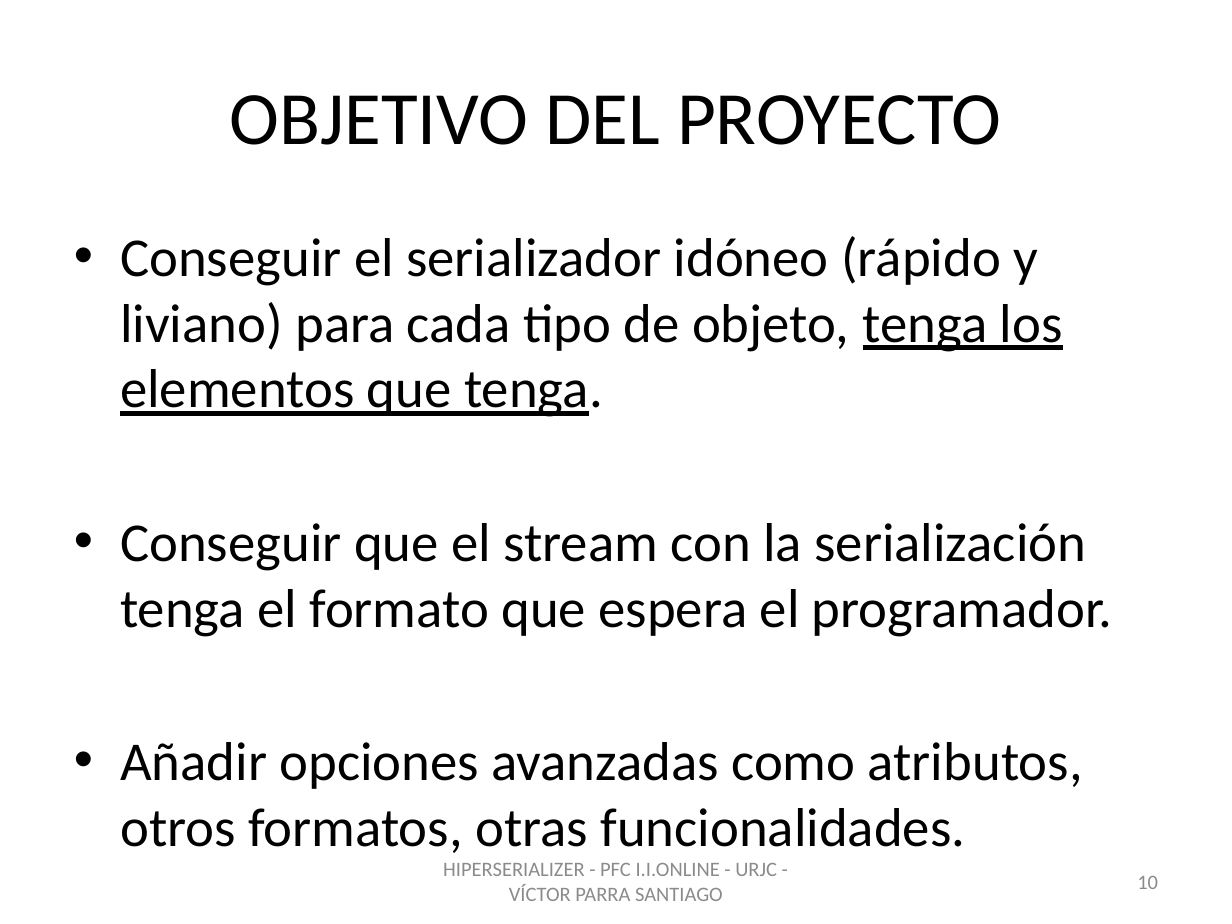
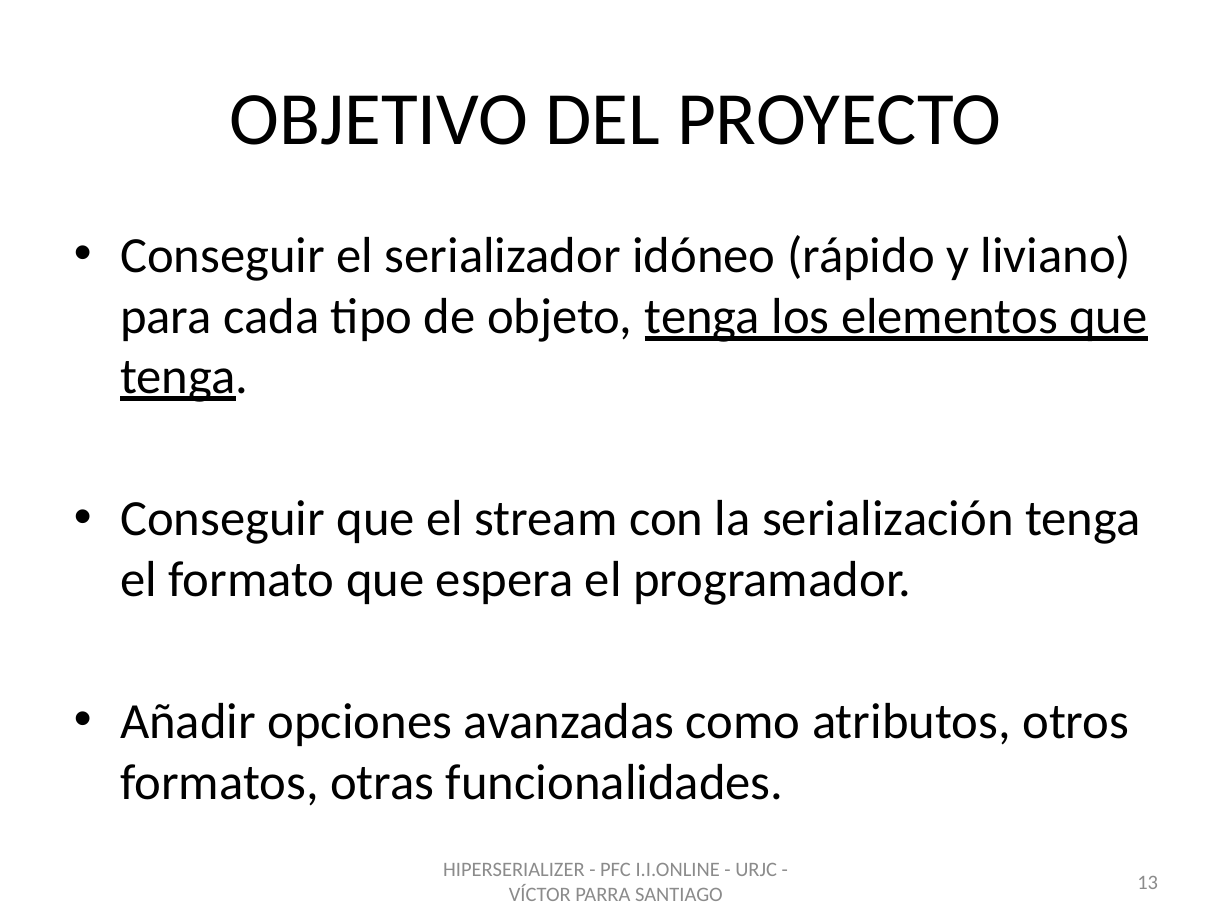
Before and after one commit to vitiparra/ProyectoFinDeCarrera, a slide deck: slide 13 of Memoria/HiperSerializer.pptx (slide 10 before the commit). Drawn at 1232x924 pixels with LibreOffice and Linux fonts; fonts in the diff are those of the drawing; background and template pictures are left out. Boxes give left, top, right and bottom in pixels: in the first picture for what was removed or moved away, otherwise in the second. Text is boxed around its words. In the diff, an @@ line names an element or a change of style, - is before the commit and + after.

```diff
--- a/Memoria/HiperSerializer.pptx
+++ b/Memoria/HiperSerializer.pptx
@@ text "Conseguir el serializador idóneo (rápido ..." at box(120, 235, 1147, 806): size 32 to 29.6 pt @@
@@ page number at box(1137, 876, 1158, 889): text changed @@
-10
+13
```
Also in this commit, not shown: 5 other slides changed, 1 other file.
